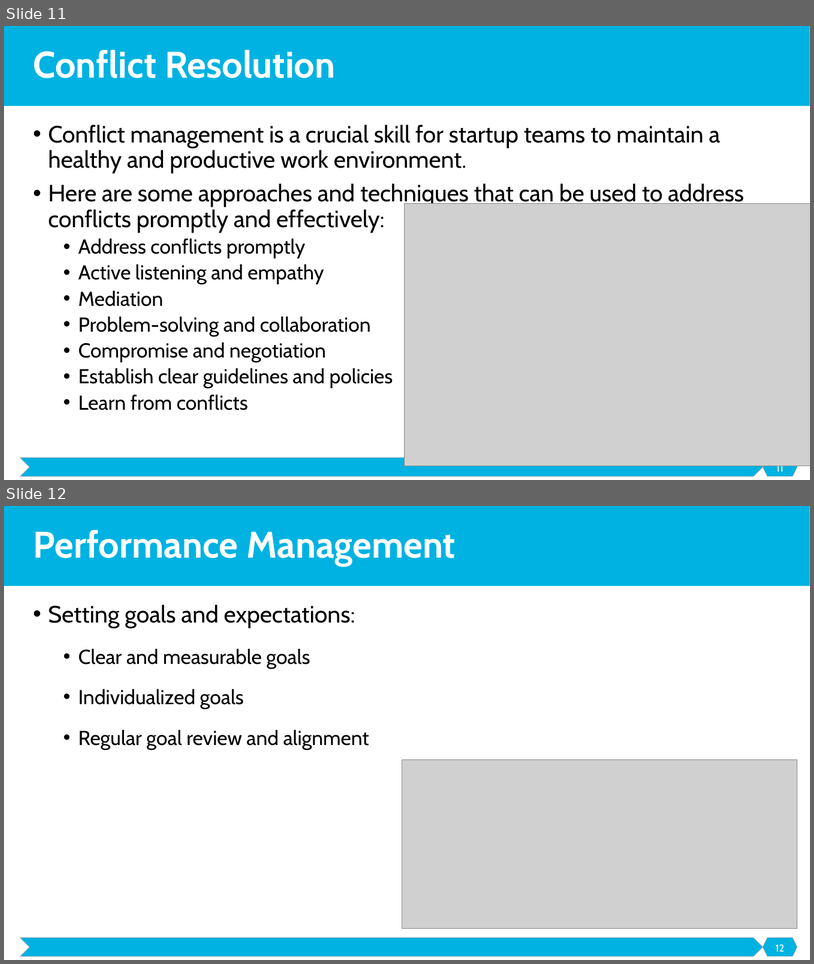
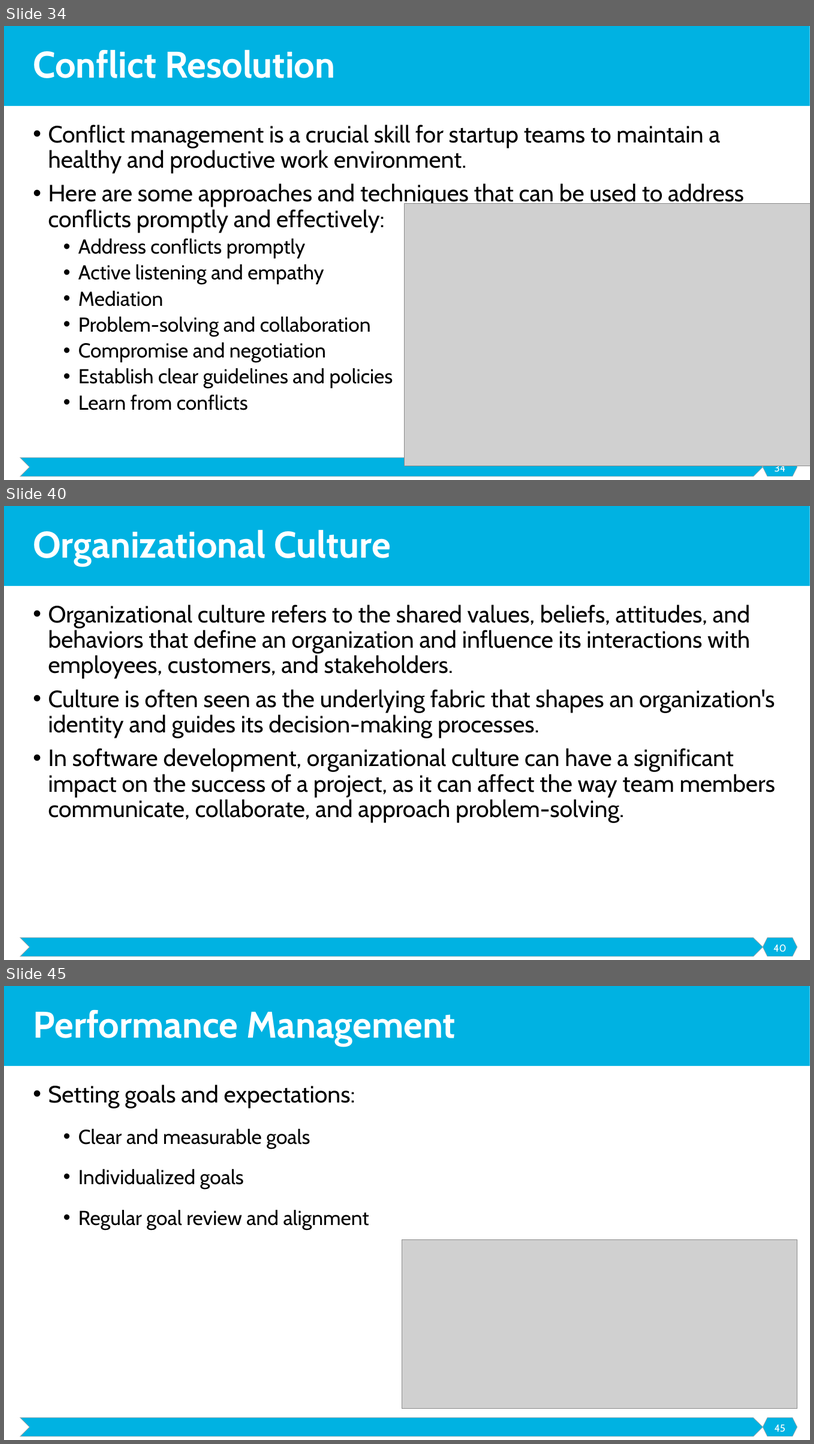
Before and after one commit to malenezi/malenezi, a slide deck: SE495/Lectures/7-Organizational Development/Organizational Development.pptx. Shown one above the other, each under a label of ours: slides 11 and 12 before the commit, slides 34, 40 and 45 after it; the slides between them are not shown. The pictures are 814x964 and 814x1444 pixels, drawn with LibreOffice and Linux fonts; fonts in the diff are those of the drawing; grey boxes stand for pictures. Boxes give left, top, right and bottom in pixels: in the first picture for what was removed or moved away, otherwise in the second. Text is boxed around its words. In the diff, an @@ line names an element or a change of style, - is before the commit and + after.

```diff
--- a/SE495/Lectures/7-Organizational Development/Organizational Development.pptx
+++ b/SE495/Lectures/7-Organizational Development/Organizational Development.pptx
@@ slide 40 added at [4, 506, 810, 960], background #FFFFFF; not listed: 3 template elements that a slide beside it also shows @@
@@ title added at [33, 529, 391, 566], 44 pt, text #FFFFFF, bold @@
+Organizational Culture
@@ text added at [48, 604, 776, 823], 28 pt, text #000000 @@
+• Organizational culture refers to the shared values, beliefs, attitudes, and behaviors that define an organization and influence its interactions with employees, customers, and stakeholders.
+• Culture is often seen as the underlying fabric that shapes an organization's identity and guides its decision-making processes.
+• In software development, organizational culture can have a significant impact on the success of a project, as it can affect the way team members communicate, collaborate, and approach problem-solving.
@@ page number added at [774, 944, 786, 952], 12 pt, text #FFFFFF @@
+40
@@ what was slide 11 is now slide 34 @@
@@ page number at [775, 463, 786, 471]: text changed @@
-11
+34
@@ what was slide 12 is now slide 45 @@
@@ page number at [775, 1424, 786, 1432]: text changed @@
-12
+45
```
Also in this commit, not shown: 4 slides changed, 32 other slides added, 4 other files.
